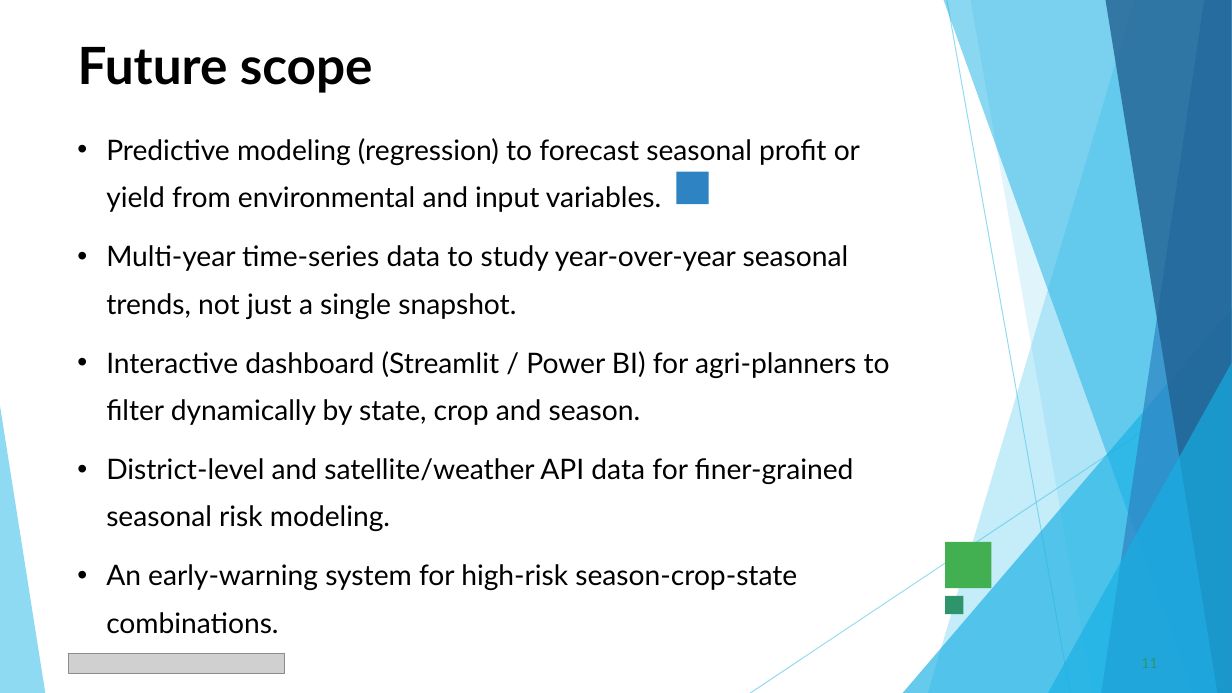
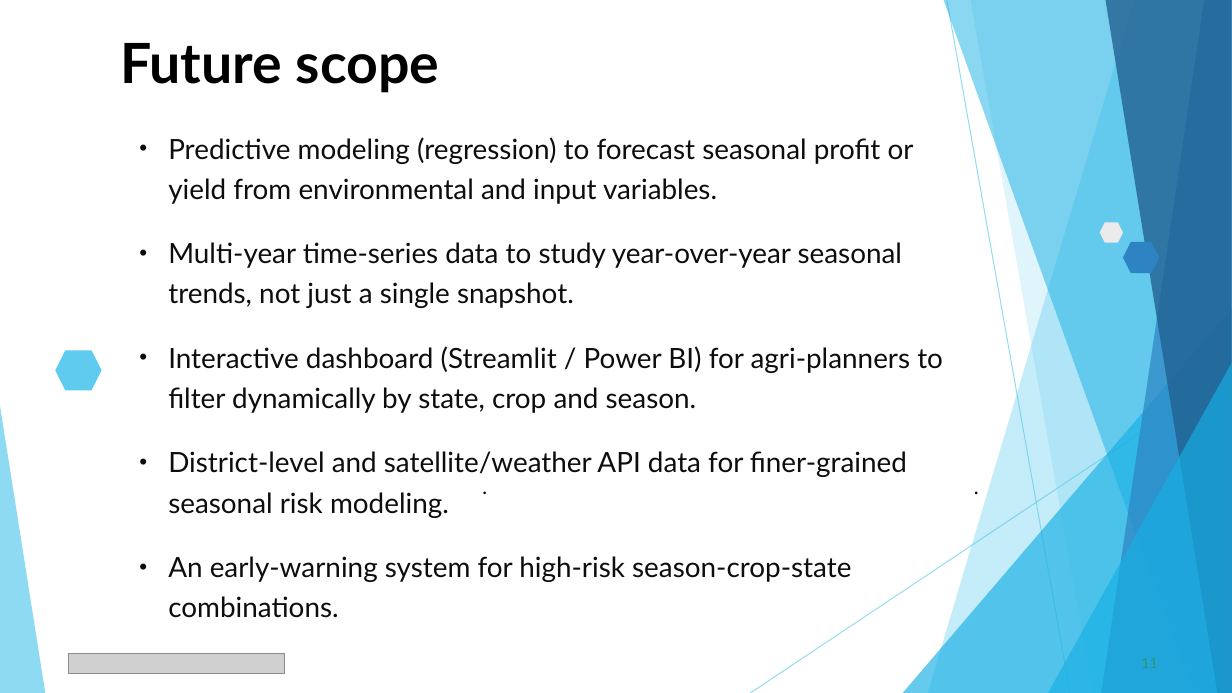
Before and after one commit to Vidhya-Majee/seasonal-agriculture-performance-analysis, a slide deck: slide 11 of Vidhya_Majee___VOIS_Major_Project_PPT_Seasonal_Agriculture_Performance_Analysis.pptx. Drawn at 1232x693 pixels with LibreOffice and Linux fonts; fonts in the diff are those of the drawing; grey boxes stand for pictures. Boxes give left, top, right and bottom in pixels: in the first picture for what was removed or moved away, otherwise in the second. Text is boxed around its words. In the diff, an @@ line names an element or a change of style, - is before the commit and + after.

Commit message:
Seasonal Agriculture Performance Analysis-MAJOR PROJECT

```diff
--- a/Vidhya_Majee___VOIS_Major_Project_PPT_Seasonal_Agriculture_Performance_Analysis.pptx
+++ b/Vidhya_Majee___VOIS_Major_Project_PPT_Seasonal_Agriculture_Performance_Analysis.pptx
@@ title "Future scope": place and size @@
-title "Future scope" at <box>78,47,373,93</box>
+title "Future scope" at <box>120,43,439,93</box>
@@ title "Future scope" at <box>120,43,439,93</box>: size 40 to 43.2 pt; alignment left to centre; vertical alignment top to middle @@
@@ text "Predictive modeling (regression) to forecast ...": place and size @@
-text "Predictive modeling (regression) to forecast ..." at <box>106,138,890,634</box>
+text "Predictive modeling (regression) to forecast ..." at <box>168,137,943,618</box>
@@ text "Predictive modeling (regression) to forecast ..." at <box>168,137,943,618</box>: size 22 to 21.7 pt, text colour #000000 to #0D0D0D; line spacing 1.4 to 1.2; more space between paragraphs @@
@@ rectangle removed at <box>677,172,709,204</box> @@
@@ hexagon added at <box>1100,223,1123,243</box>, fill #EBEBEB @@
@@ hexagon added at <box>1123,242,1159,274</box>, fill #2E83C3 @@
@@ hexagon added at <box>55,350,102,390</box>, fill #5FCBEF @@
@@ text added at <box>377,470,593,581</box>, 16 pt, text #000000 @@
+.
@@ text added at <box>869,470,1085,581</box>, 16 pt, text #000000 @@
+.
@@ rectangle removed at <box>945,543,992,589</box> @@
@@ rectangle removed at <box>945,596,964,615</box> @@
```
Also in this commit, not shown: 1 other slide changed.
